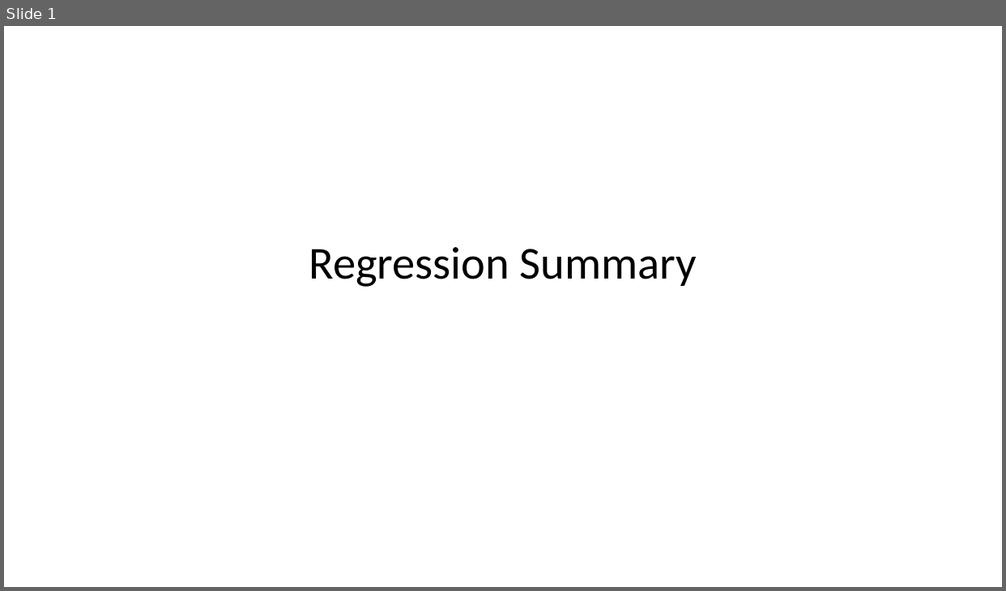
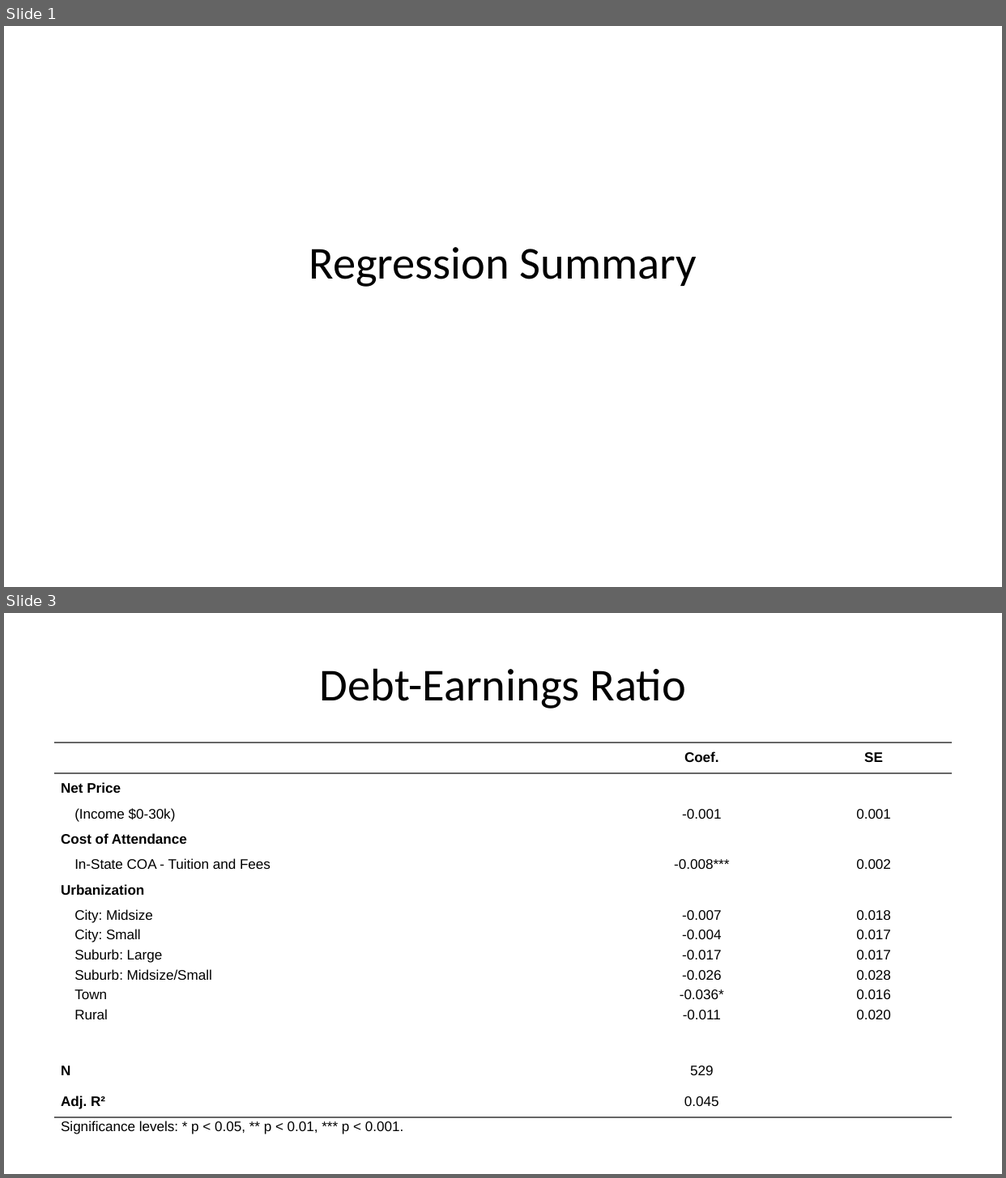
Before and after one commit to jsbitar/diss-or-bust, a slide deck: scripts/tables.pptx. Shown one above the other, each under a label of ours: slide 1 before the commit, slides 1 and 3 after it; the slides between them are not shown. The pictures are 1006x591 and 1006x1178 pixels, drawn with LibreOffice and Linux fonts; fonts in the diff are those of the drawing. Boxes give left, top, right and bottom in pixels: in the first picture for what was removed or moved away, otherwise in the second. Text is boxed around its words. In the diff, an @@ line names an element or a change of style, - is before the commit and + after.

```diff
--- a/scripts/tables.pptx
+++ b/scripts/tables.pptx
@@ slide 3 added at <box>4,613,1002,1174</box>, background #FFFFFF @@
@@ title added at <box>320,668,685,709</box>, 33 pt, text #000000 @@
+Debt-Earnings Ratio
@@ table added at <box>54,743,952,1174</box>, 16 rows, 3 columns @@
+ | Coef. | SE
+Net Price |  | 
+(Income $0-30k) | -0.001 | 0.001
+Cost of Attendance |  | 
+In-State COA - Tuition and Fees | -0.008*** | 0.002
+Urbanization |  | 
+City: Midsize | -0.007 | 0.018
+City: Small | -0.004 | 0.017
+Suburb: Large | -0.017 | 0.017
+Suburb: Midsize/Small | -0.026 | 0.028
+Town | -0.036* | 0.016
+Rural | -0.011 | 0.020
+ |  | 
+N | 529 | 
+Adj. R² | 0.045 | 
+Significance levels: * p < 0.05, ** p < 0.01, *** p < 0.001. |  | 
```
Also in this commit, not shown: 1 slide changed, 2 other files.
